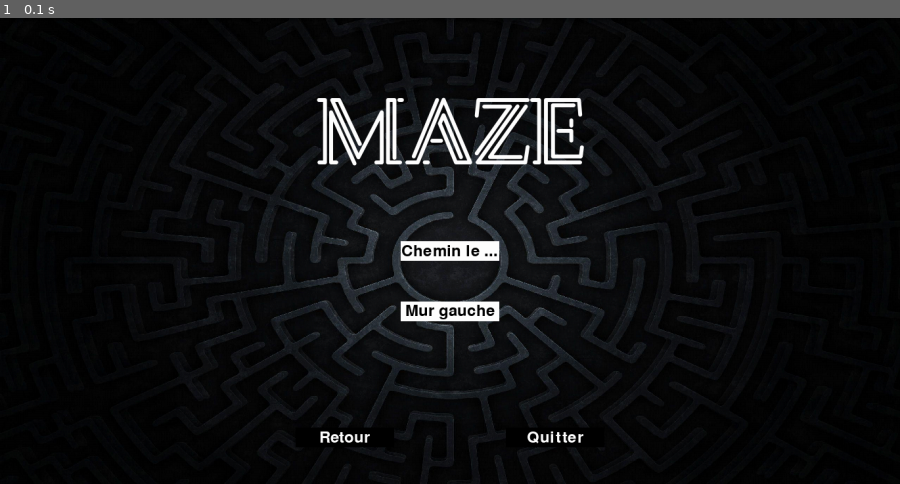
Above: before the commit, frame 1.
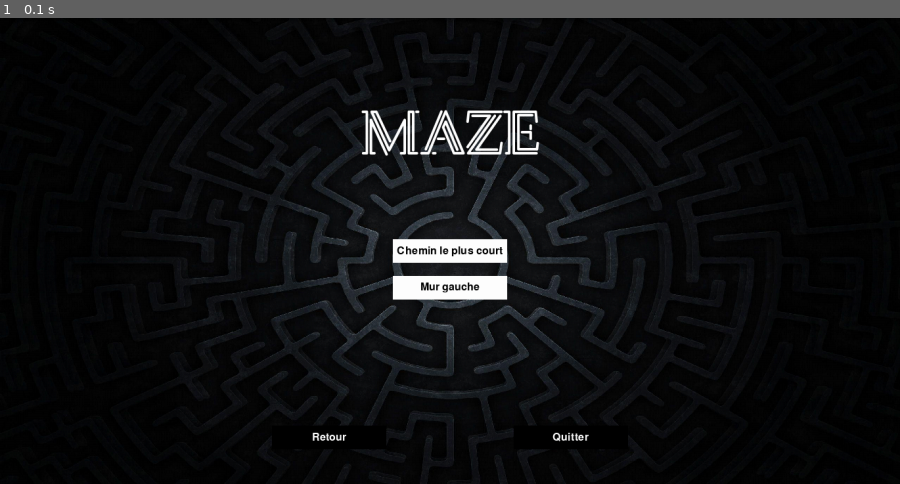
Above: after the commit, the same moment.

Repository: negrel/python-maze
Game: pygame game, started from beta.py
Same seed, same stepped clock (60 frames per second), same inputs: the game is played once before the commit and once after it.
Inputs:
- Up to frame 1 (0.1 s): no input

The runs differ from the first frame. In frame 1, 4.1% of the frame differs, in the area x 32-70%, y 16-93%.

Commit message:
amélioration de l'interface

Diff:
--- a/beta.py
+++ b/beta.py
@@ -26,8 +26,8 @@
 
 # Taille standard
 SQUARE_SIZE = 30
-BTN_WIDTH = 150
-BTN_HEIGHT = 30
+BTN_WIDTH = 174
+BTN_HEIGHT = 36
 
 # Résolution pour l'écran Alexandre
 #app = Application("Maze", 1920, 1080)
@@ -109,7 +109,7 @@
 
 menu.appendElement(
     Button(CENTER[0],
-           CENTER[1] + 92,
+           CENTER[1] + 56,
            BTN_WIDTH,
            BTN_HEIGHT,
            "Mur gauche",
--- a/gui/text.py
+++ b/gui/text.py
@@ -6,7 +6,7 @@
     pygame.font.init()
 
 DEFAULT_FONT_NAME = pygame.font.get_default_font()
-DEFAULT_FONT_SIZE = 36
+DEFAULT_FONT_SIZE = 24
 DEFAULT_FONT = pygame.font.SysFont(DEFAULT_FONT_NAME, DEFAULT_FONT_SIZE)
 
 
